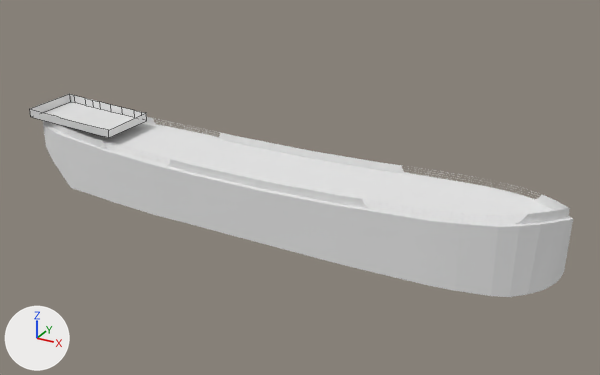
Renders of the Blender file T2/t2v4.blend from each side of a commit.
Before and after are seen from a camera (50 mm lens) standing at (4.45, -7.98, 4.1) and looking at (-0.01, 0.13, 0.05). Lighting does not change. The marker at lower left points along +X, +Y and +Z. Mesh edges are drawn as thin lines on the coarser meshes.

Before the edit, the objects in view are built like this:
```python
me_cube_001 = bpy.data.meshes.new('Cube.001')
me_cube_001.from_pydata(...)  # 944 vertices, 542 faces, 47 loose edges; spans x -3.94..3.21, y -0.6..0.6, z -0.42..0.55
# faces by material slot: [523, 19]
me_cube_001.materials.append(mat_material_002)  # its picture is missing
me_cube_001.materials.append(mat_material_001)  # its picture is missing
me_plane_001 = bpy.data.meshes.new('Plane.001')
me_plane_001.from_pydata(...)  # 40 vertices, 13 faces, 8 loose edges; spans x -1.04..0.98, y -1.0..1.02, z 0.0..0.12
ob_cube = bpy.data.objects.new('Cube', me_cube_001)
ob_cube.location = (0.0, 0.0, -0.01)
ob_plane = bpy.data.objects.new('Plane', me_plane_001)
ob_plane.location = (-3.179, 0.0, 0.431)
ob_plane.rotation_euler = (0.0, 0.0526, 0.0)  # degrees (0, 3, 0)
ob_plane.scale = (0.673, 0.382, 0.999)
```
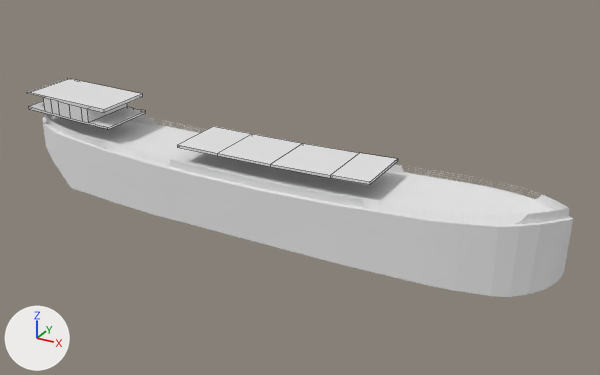
Pixel boxes [x1, y1, x2, y2] of what changed, in the pictures (600 x 375 px):
'Plane', reshaped (215% wider, 140% taller): before [30, 94, 147, 138]; after [27, 78, 398, 185]
part 1 of me_plane_001, added: after [177, 126, 398, 185]
part 2 of me_plane_001, built on: before [30, 94, 147, 138]; after [27, 78, 146, 130]

Patch to the scene script:
```diff
--- a/T2/t2v4.blend.py
+++ b/T2/t2v4.blend.py
@@ me_plane_001 @@
 # used by ob_plane; location = (-3.179, 0.0, 0.431); rotation_euler = (0.0, 0.0526, 0.0), in degrees (0, 3, 0); scale = (0.673, 0.382, 0.999)
-me_plane_001.from_pydata(...)  # 40 vertices, 13 faces, 8 loose edges; spans x -1.04..0.98, y -1.0..1.02, z 0.0..0.12
+me_plane_001.from_pydata(...)  # 84 vertices, 52 faces, 9 loose edges; spans x -1.05..6.39, y -1.01..1.02, z 0.11..0.38
+# me_plane_001 part 1: a new loose piece of 20 vertices spanning x 2.59..6.39, y -1.01..1.01, z 0.14..0.34
+# me_plane_001 part 2
+# 35 vertices are removed from x -1.02..0.98, y -1.0..1.02, z 0.0..0.12
+# 13 faces are deleted
+# 8 loose edges are deleted
+# 2 vertices move within x 0.06, y -1.0..1.0, z 0.11
+# 50 vertices are added at x -1.05..0.97, y -1.0..1.02, z 0.11..0.38
+# 9 new vertices lie (0.0, 2.0, 0.0) away from vertices in x -1.05..0.97, y -1.0, z 0.12..0.38
+# 9 loose edges are added
+# 34 new faces join them
```
